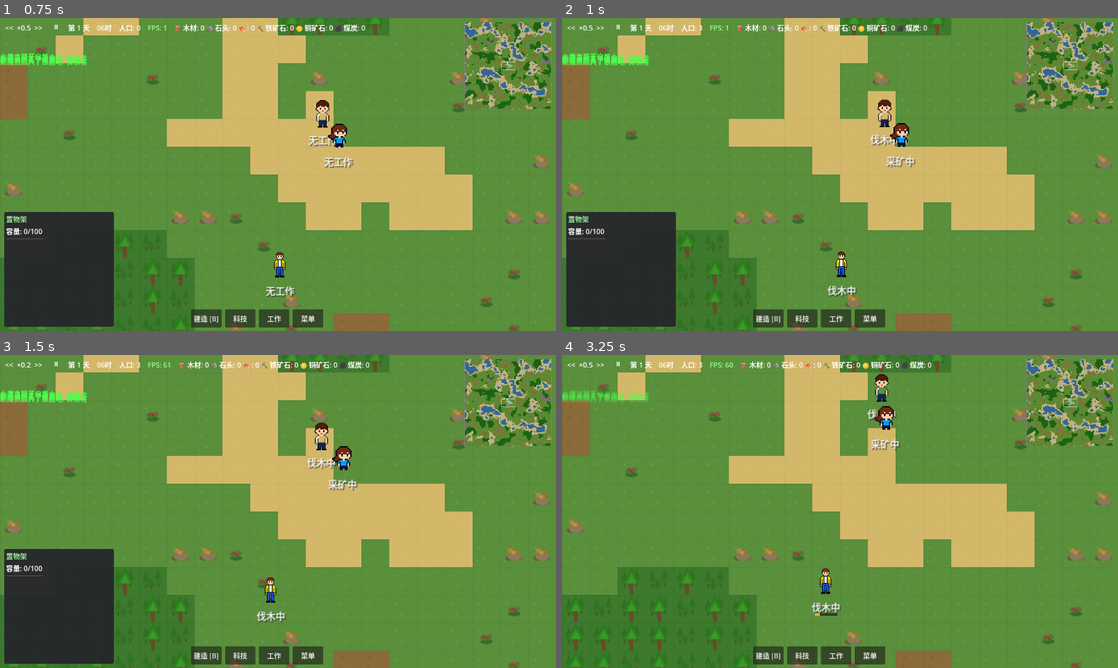
Above: before the commit, frames 1-4 (two rows, left to right).
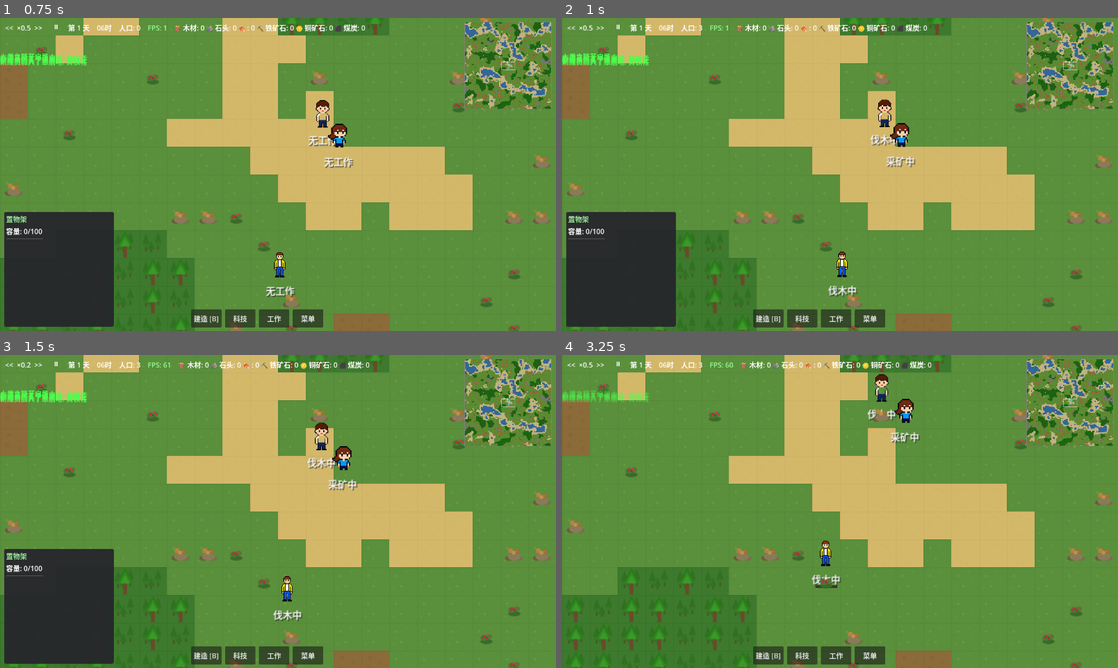
Above: after the commit, the same moments.

Repository: ZhanXuzhao/the-path-of-humanity
Game: Godot game, scene res://scenes/game.tscn
Two runs of this game, one before a commit and one after it. Both use one fixed random seed, a clock stepped at 60 frames per second and the inputs below.
Inputs (mouse positions are in pixels of both pictures, inside the frame that each line leads up to):
- Up to frame 1 (0.75 s): click "<<" at 0.5 s
- Up to frame 2 (1 s): no input
- Up to frame 3 (1.5 s): tap Enter at 1.25 s; drag from (505, 401) to (333, 442) at 1.27 s
- Up to frame 4 (3.25 s): click ">>" at 2 s; drag from (728, 527) to (812, 574) at 2.77 s

Frame 1 is identical in both runs. In frame 2, 0.2% of the frame differs, in the area x 47-54%, y 74-89%; in frame 3, 0.5%; in frame 4, 1.2%, in the area x 44-92%, y 14-84%.

Commit message:
fix: 采集时角色站在资源相邻格子上采集，而非站在资源格本身
- _tick_harvest: 恢复使用 task.target_pos（资源格）作为采集目标
- assign_task: 采集任务分配时自动寻找资源旁最近可行走格子作为站位
- 新增 _find_adjacent_walkable: 按优先级查找资源格周围的可行走格子
- 回退逻辑：无相邻可行走格子时尝试站在资源格本身

Diff:
--- a/scripts/entities/settler.gd
+++ b/scripts/entities/settler.gd
@@ -537,7 +537,7 @@
 			_tick_go_sleep()
 
 func _tick_harvest():
-	"""执行一次采集工作——只采集当前站立格子上的一个资源点，每次最多 harvest_count 个"""
+	"""执行一次采集工作——采集任务目标格子上的资源（角色站在相邻格子上采集）"""
 	var game = get_node_or_null("/root/Game")
 	if game == null or game.world == null:
 		complete_task()
@@ -546,6 +546,8 @@
 	var gm = get_node("/root/GameManager")
 	var max_amount = int(gm.settings.get("harvest_count", 5))
 
+	# 使用任务中的 target_pos（资源格子位置）作为采集目标
+	# 角色实际站在资源格子旁边的可行走格子上
 	var grid_pos: Vector2i = current_task.get("target_pos", Vector2i.ZERO)
 
 	# 释放该资源的占用标记
@@ -1157,6 +1159,18 @@
 			game.world.drop_item_on_ground(grid_pos, item_id, amt)
 	inventory.clear()
 
+func _find_adjacent_walkable(resource_grid: Vector2i, world) -> Vector2i:
+	"""寻找资源格子旁边最近的可行走网格（用于采集时站位）"""
+	var dirs = [
+		Vector2i(0, -1), Vector2i(0, 1), Vector2i(-1, 0), Vector2i(1, 0),
+		Vector2i(-1, -1), Vector2i(1, -1), Vector2i(-1, 1), Vector2i(1, 1),
+	]
+	for d in dirs:
+		var check = resource_grid + d
+		if world.is_walkable(check):
+			return check
+	return Vector2i(-1, -1)  # 无可用站位
+
 func _find_nearby_storage(max_dist: float = -1.0) -> Array:
 	"""查找附近有空间的存储建筑（用于存放物品），按距离排序"""
 	if max_dist < 0:
@@ -1626,17 +1640,30 @@
 # -------- 任务系统 --------
 func assign_task(task_data: Dictionary) -> bool:
 	"""分配任务，返回是否可以接受"""
-	# 检查目标位置是否可通行（防止将任务分配到水面上）
 	var target_pixel = task_data.get("target_world_pos", Vector2.ZERO)
+
 	if target_pixel != Vector2.ZERO:
 		var game = get_node_or_null("/root/Game")
 		if game and game.world:
-			var target_grid = Vector2i(
-				int(target_pixel.x / game.world.tile_size),
-				int(target_pixel.y / game.world.tile_size)
-			)
-			if not game.world.is_walkable(target_grid):
-				return false  # 目标不可达，拒绝接受任务
+			var ts = game.world.tile_size
+			# 采集任务：站在资源旁边的可行走格子上，隔一格采集
+			if task_data.get("type") == "HARVEST":
+				var resource_grid = task_data.get("target_pos", Vector2i.ZERO)
+				var stand_grid = _find_adjacent_walkable(resource_grid, game.world)
+				if stand_grid != Vector2i(-1, -1):
+					target_pixel = Vector2(
+						stand_grid.x * ts + ts / 2.0,
+						stand_grid.y * ts + ts / 2.0
+					)
+				elif not game.world.is_walkable(resource_grid):
+					return false  # 资源格本身也不可行走，无法采集
+			else:
+				var target_grid = Vector2i(
+					int(target_pixel.x / ts),
+					int(target_pixel.y / ts)
+				)
+				if not game.world.is_walkable(target_grid):
+					return false  # 目标不可达，拒绝接受任务
 
 	current_task = task_data
 
